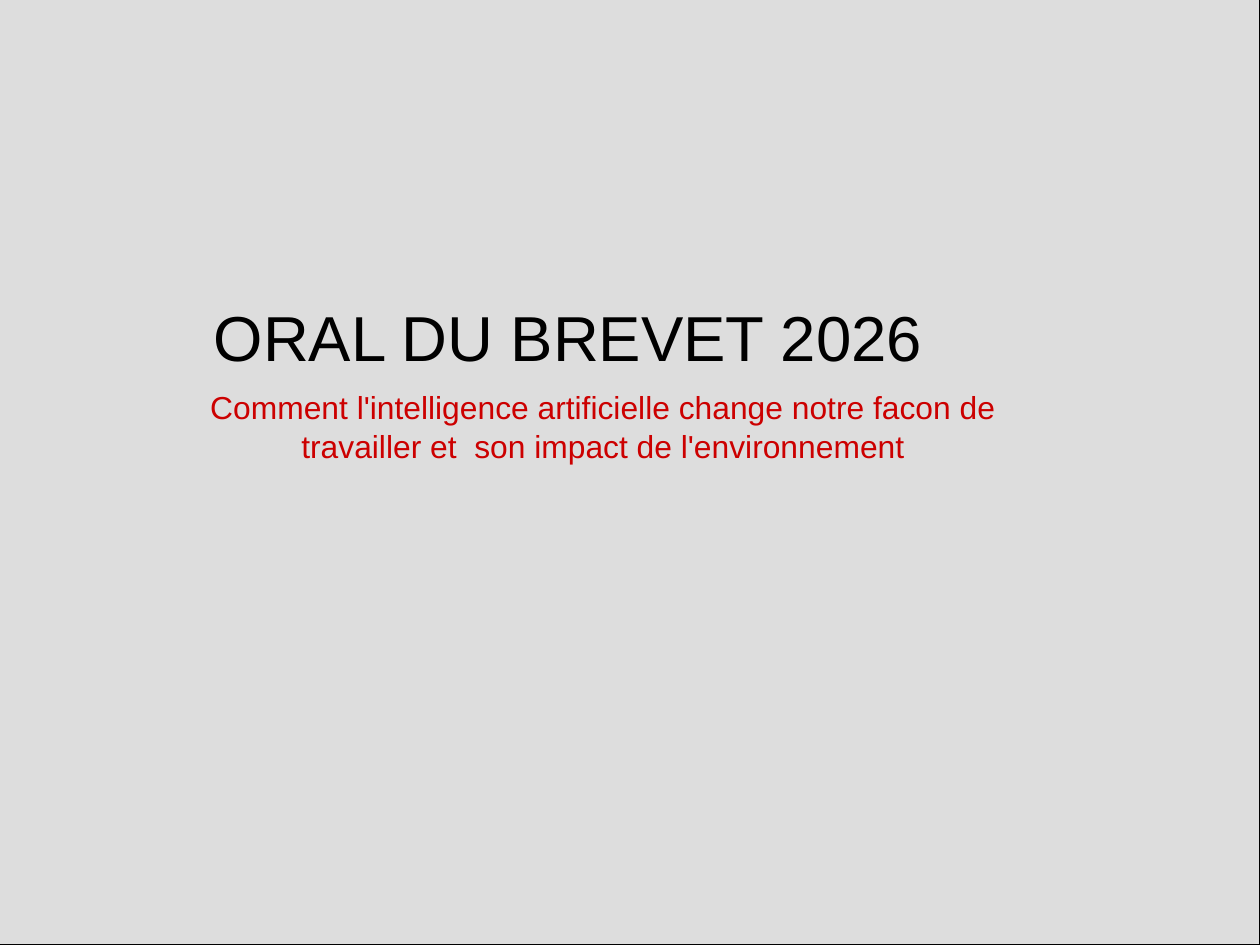
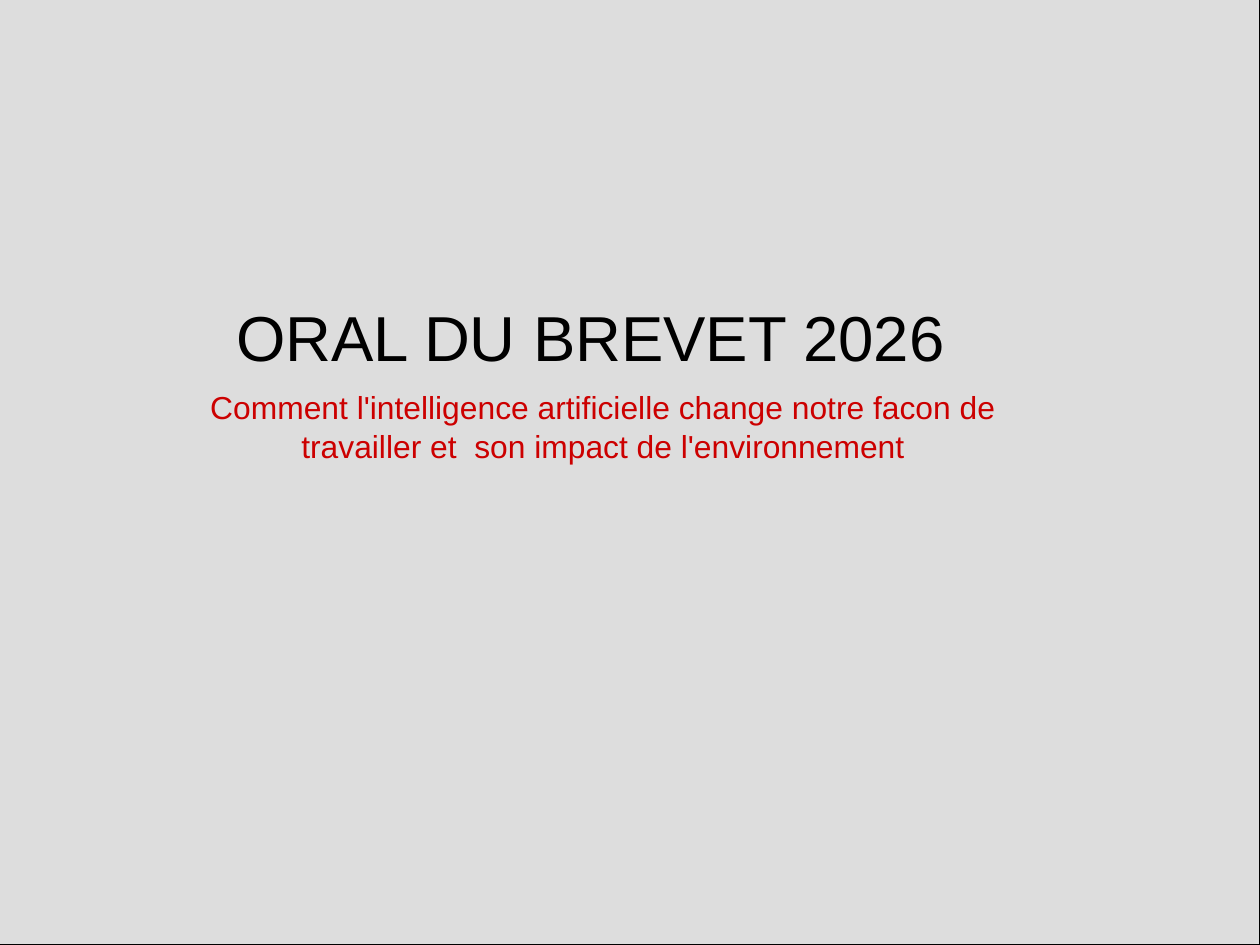
Before and after one commit to KodK-fr/TEMPORAIRE, a slide deck: slide 1 of ORAL.odp. Drawn at 1260x945 pixels with LibreOffice and Linux fonts; fonts in the diff are those of the drawing. Boxes give left, top, right and bottom in pixels: in the first picture for what was removed or moved away, otherwise in the second. Text is boxed around its words. In the diff, an @@ line names an element or a change of style, - is before the commit and + after.

```diff
--- a/ORAL.odp
+++ b/ORAL.odp
@@ text "ORAL DU BREVET 2026" moved from (x1=214, y1=316, x2=922, y2=362) to (x1=236, y1=316, x2=944, y2=362) @@
```
Also in this commit, not shown: 4 other slides changed.
